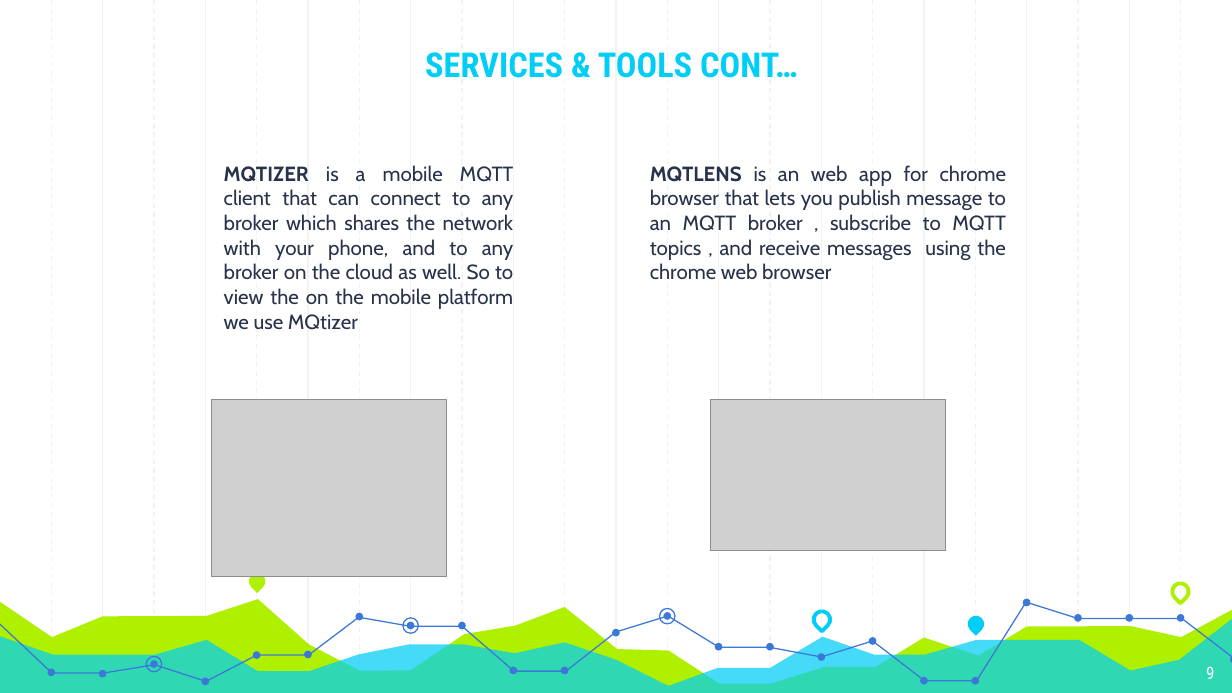
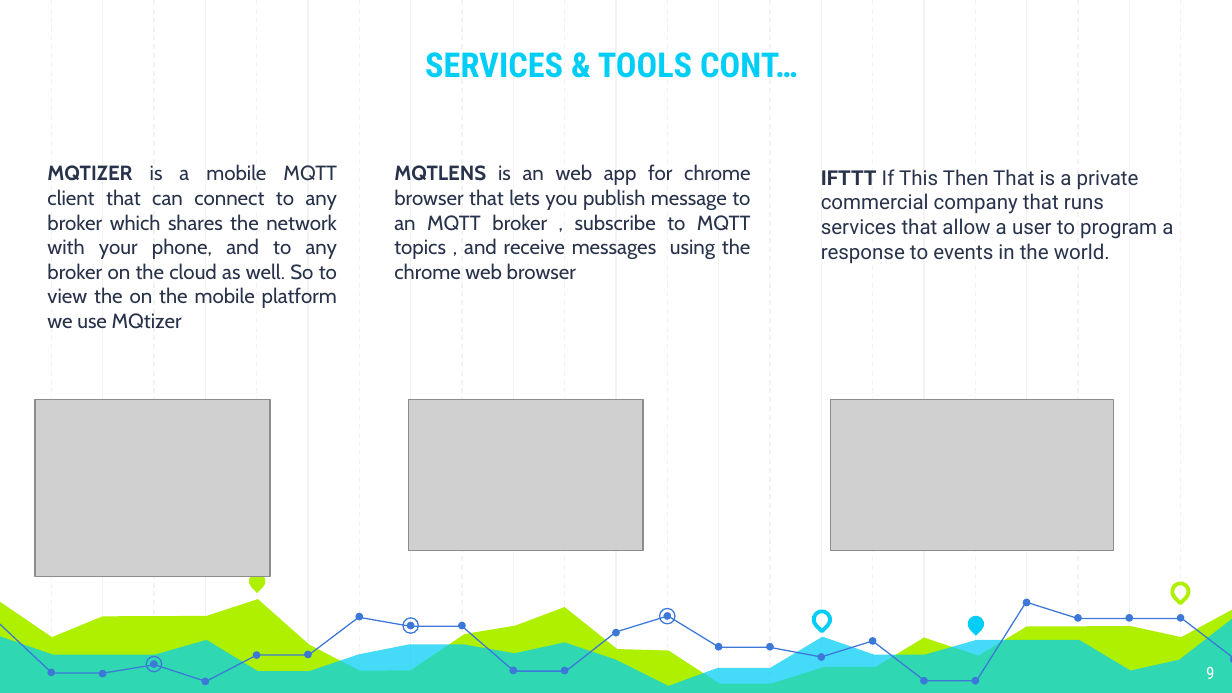
Before and after one commit to WaseemMemon/UVLightSensor, a slide deck: slide 9 of uvlightsensor.pptx. Drawn at 1232x693 pixels with LibreOffice and Linux fonts; fonts in the diff are those of the drawing; grey boxes stand for pictures. Boxes give left, top, right and bottom in pixels: in the first picture for what was removed or moved away, otherwise in the second. Text is boxed around its words. In the diff, an @@ line names an element or a change of style, - is before the commit and + after.

```diff
--- a/uvlightsensor.pptx
+++ b/uvlightsensor.pptx
@@ text "MQTIZER is a mobile MQTT ...": place and size @@
-text "MQTIZER is a mobile MQTT ..." at box(224, 165, 514, 330)
+text "MQTIZER is a mobile MQTT ..." at box(47, 164, 337, 329)
@@ text "MQTLENS is an web app ...": place and size @@
-text "MQTLENS is an web app ..." at box(650, 165, 1007, 279)
+text "MQTLENS is an web app ..." at box(394, 164, 751, 279)
@@ text added at box(821, 169, 1173, 263), 12 pt, text #28324A @@
+IFTTT If This Then That is a private commercial company that runs services that allow a user to program a response to events in the world.
@@ picture: place and size @@
-picture at box(212, 399, 447, 577)
+picture at box(34, 399, 270, 577)
@@ picture: place and size @@
-picture at box(711, 399, 946, 551)
+picture at box(408, 399, 643, 551)
@@ picture added at box(830, 399, 1114, 551) @@
```
Also in this commit, not shown: 1 slide added.
